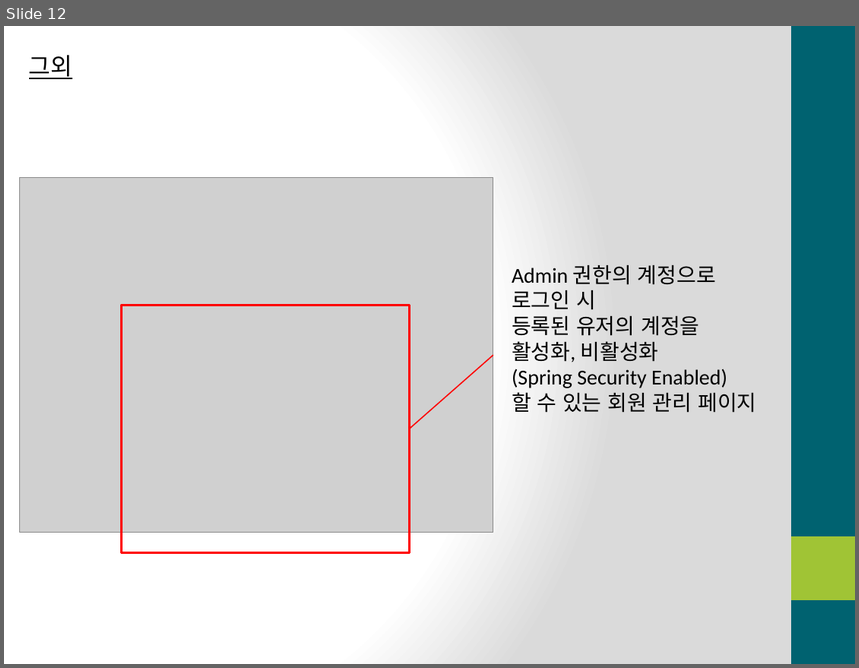
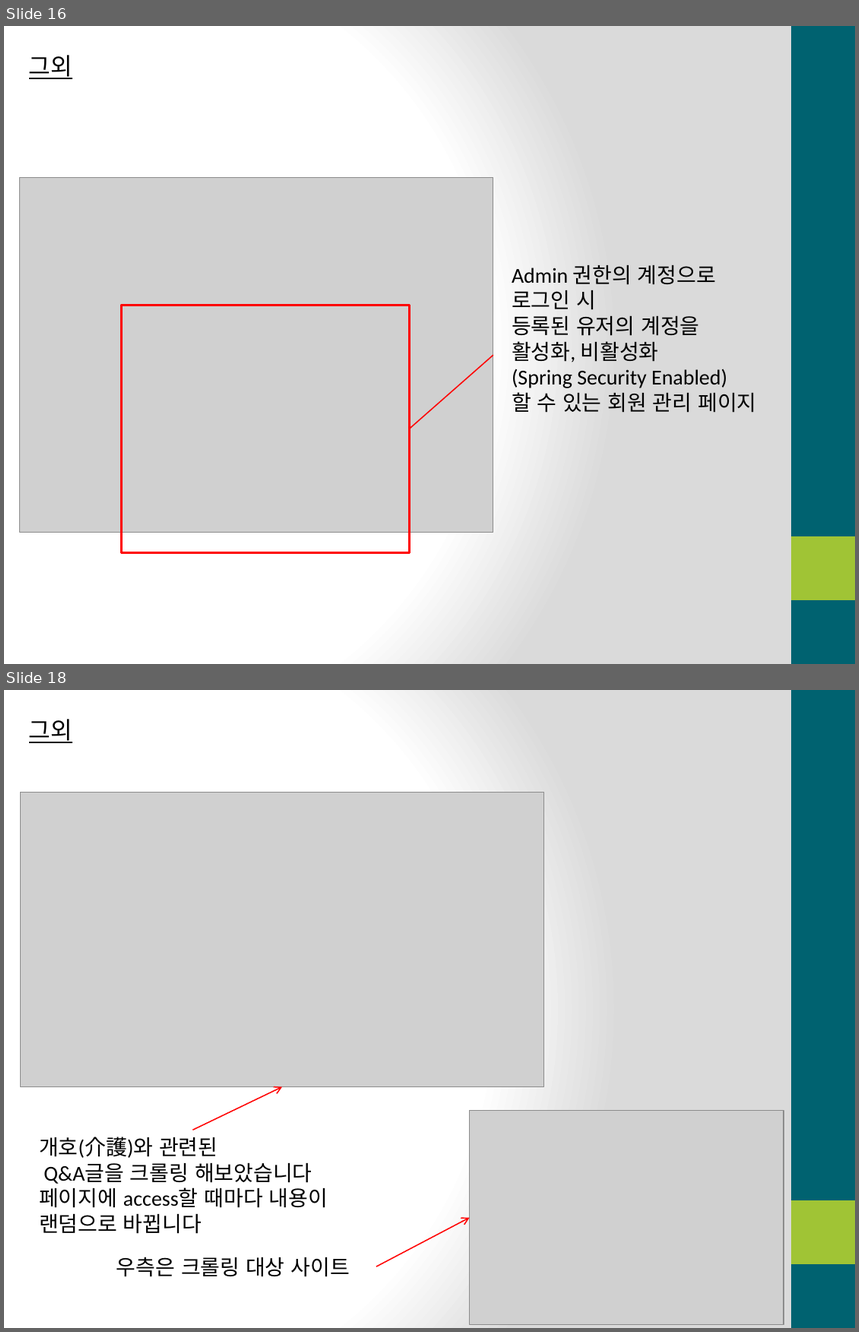
Before and after one commit to atakage/RoujinHome, a slide deck: RoujinHomePPT/RoujinHomePPT.pptx. Shown one above the other, each under a label of ours: slide 12 before the commit, slides 16 and 18 after it; the slides between them are not shown. The pictures are 859x668 and 859x1332 pixels, drawn with LibreOffice and Linux fonts; fonts in the diff are those of the drawing; grey boxes stand for pictures. Boxes give left, top, right and bottom in pixels: in the first picture for what was removed or moved away, otherwise in the second. Text is boxed around its words. In the diff, an @@ line names an element or a change of style, - is before the commit and + after.

```diff
--- a/RoujinHomePPT/RoujinHomePPT.pptx
+++ b/RoujinHomePPT/RoujinHomePPT.pptx
@@ slide 18 added at bbox=[4, 690, 855, 1328], background gradient #FFFFFF to #DADADA; not listed: 2 template elements that a slide beside it also shows @@
@@ text added at bbox=[29, 719, 72, 743], 20 pt, text #000000, underline @@
+그외
@@ picture added at bbox=[21, 792, 544, 1087] @@
@@ arrow added from (193, 1130) to (282, 1087), #FF0000 1 pt @@
@@ picture added at bbox=[470, 1110, 784, 1325] @@
@@ text added at bbox=[39, 1137, 328, 1234], 18 pt, text #000000 @@
+개호(介護)와 관련된
+Q&A글을 크롤링 해보았습니다
+페이지에 access할 때마다 내용이
+랜덤으로 바뀝니다
@@ arrow added from (377, 1267) to (470, 1217), #FF0000 1 pt @@
@@ text added at bbox=[116, 1257, 350, 1277], 18 pt, text #000000 @@
+우측은 크롤링 대상 사이트
@@ what was slide 12 is now slide 16 @@
```
Also in this commit, not shown: 3 slides changed, 5 other slides added, 22 other files.
